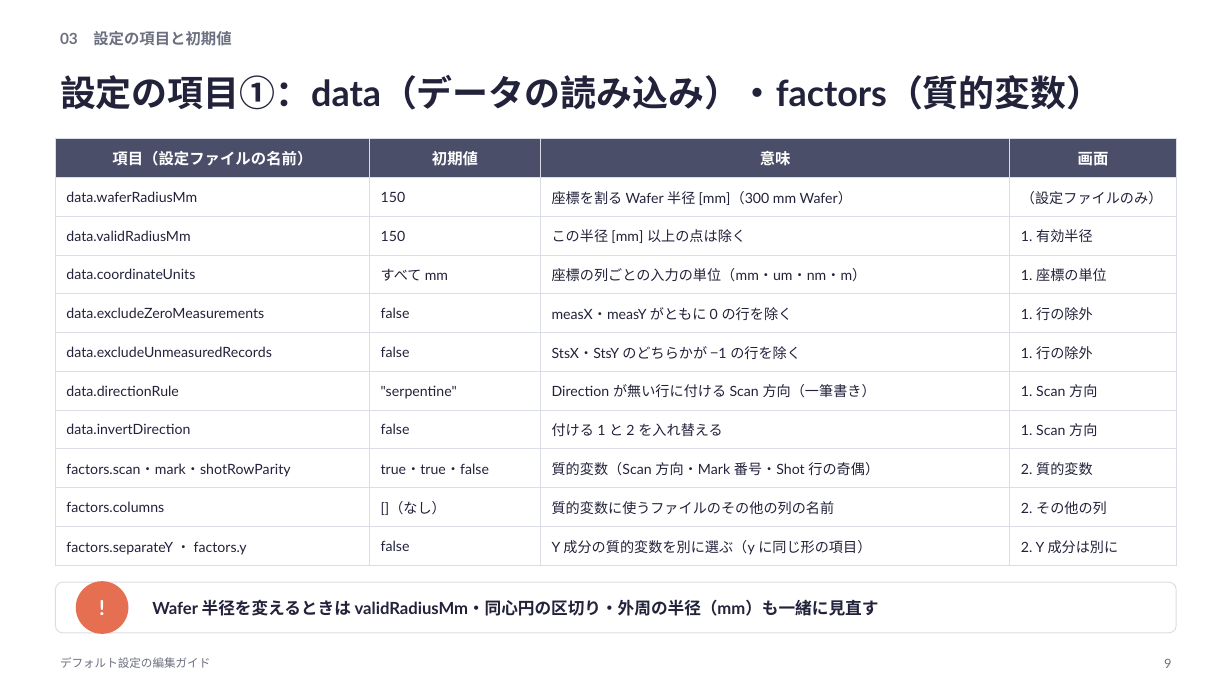
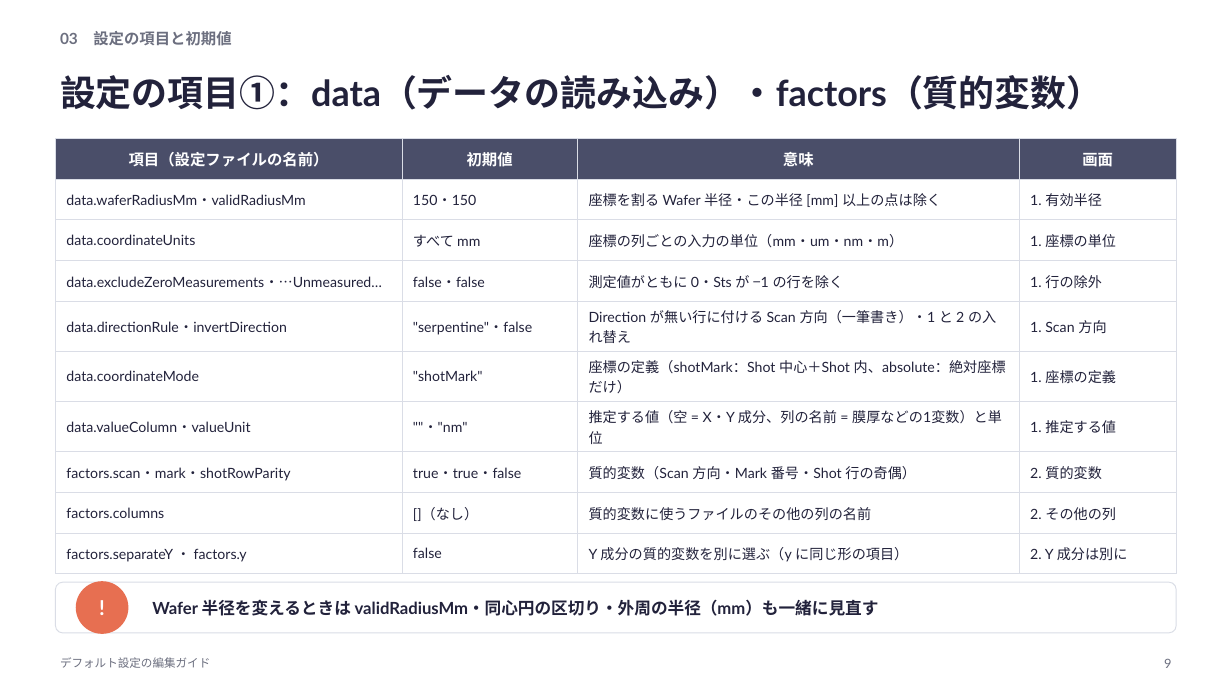
Before and after one commit to rsakamoto-0824/alignment-estimation-benchmark, a slide deck: slide 9 of matlab_app/docs/defaults_guide/デフォルト設定の編集ガイド.pptx. Drawn at 1232x693 pixels with LibreOffice and Linux fonts; fonts in the diff are those of the drawing. Boxes give left, top, right and bottom in pixels: in the first picture for what was removed or moved away, otherwise in the second. Text is boxed around its words. In the diff, an @@ line names an element or a change of style, - is before the commit and + after.

```diff
--- a/matlab_app/docs/defaults_guide/デフォルト設定の編集ガイド.pptx
+++ b/matlab_app/docs/defaults_guide/デフォルト設定の編集ガイド.pptx
@@ table at box(55, 139, 1177, 566) @@
-row 2: data.waferRadiusMm | 150 | 座標を割る Wafer 半径 [mm]（300 mm Wafer） | （設定ファイルのみ）
-row 3: data.validRadiusMm | 150 | この半径 [mm] 以上の点は除く | 1. 有効半径
+row 2: data.waferRadiusMm・validRadiusMm | 150・150 | 座標を割る Wafer 半径・この半径 [mm] 以上の点は除く | 1. 有効半径
-row 5: data.excludeZeroMeasurements | false | measX・measY がともに 0 の行を除く | 1. 行の除外
+row 4: data.excludeZeroMeasurements・…Unmeasured… | false・false | 測定値がともに 0・Sts が −1 の行を除く | 1. 行の除外
-row 6: data.excludeUnmeasuredRecords | false | StsX・StsY のどちらかが −1 の行を除く | 1. 行の除外
+row 5: data.directionRule・invertDirection | "serpentine"・false | Direction が無い行に付ける Scan 方向（一筆書き）・1 と 2 の入れ替え | 1. Scan 方向
-row 7: data.directionRule | "serpentine" | Direction が無い行に付ける Scan 方向（一筆書き） | 1. Scan 方向
+row 6: data.coordinateMode | "shotMark" | 座標の定義（shotMark：Shot 中心＋Shot 内、absolute：絶対座標だけ） | 1. 座標の定義
-row 8: data.invertDirection | false | 付ける 1 と 2 を入れ替える | 1. Scan 方向
+row 7: data.valueColumn・valueUnit | ""・"nm" | 推定する値（空 = X・Y 成分、列の名前 = 膜厚などの1変数）と単位 | 1. 推定する値
```
Also in this commit, not shown: 1 other slide changed, 28 other files.
